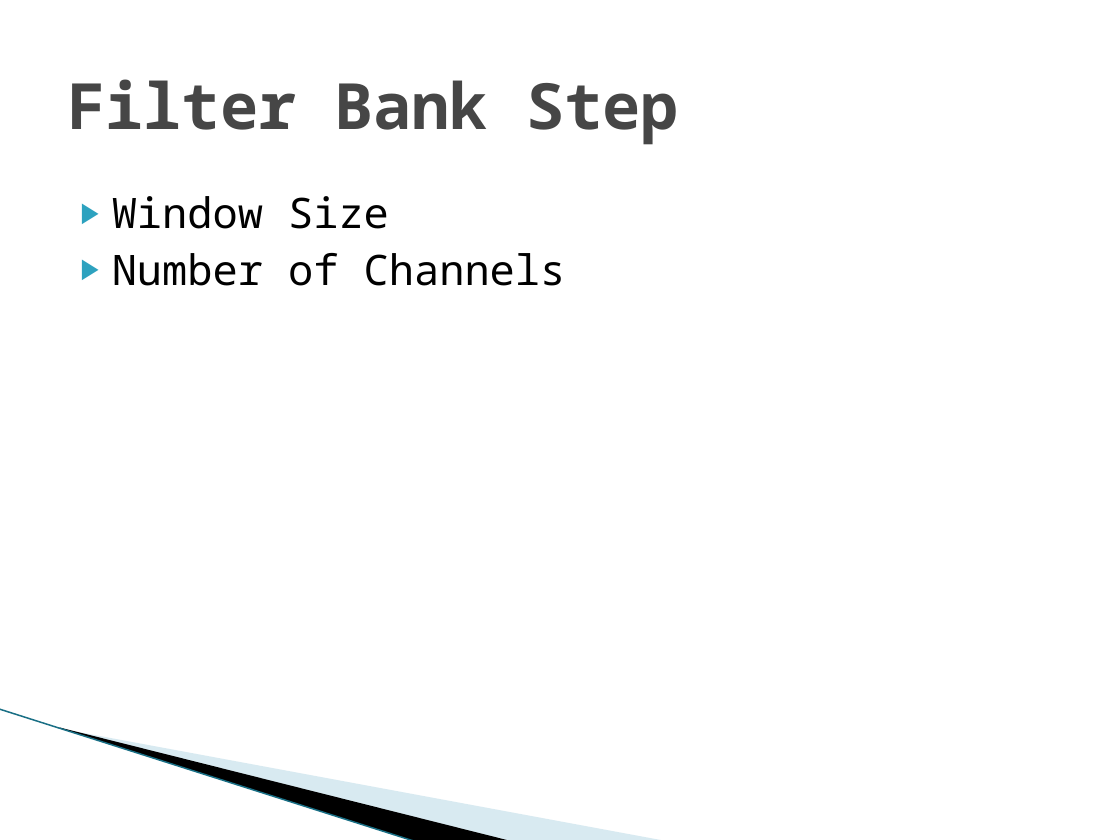
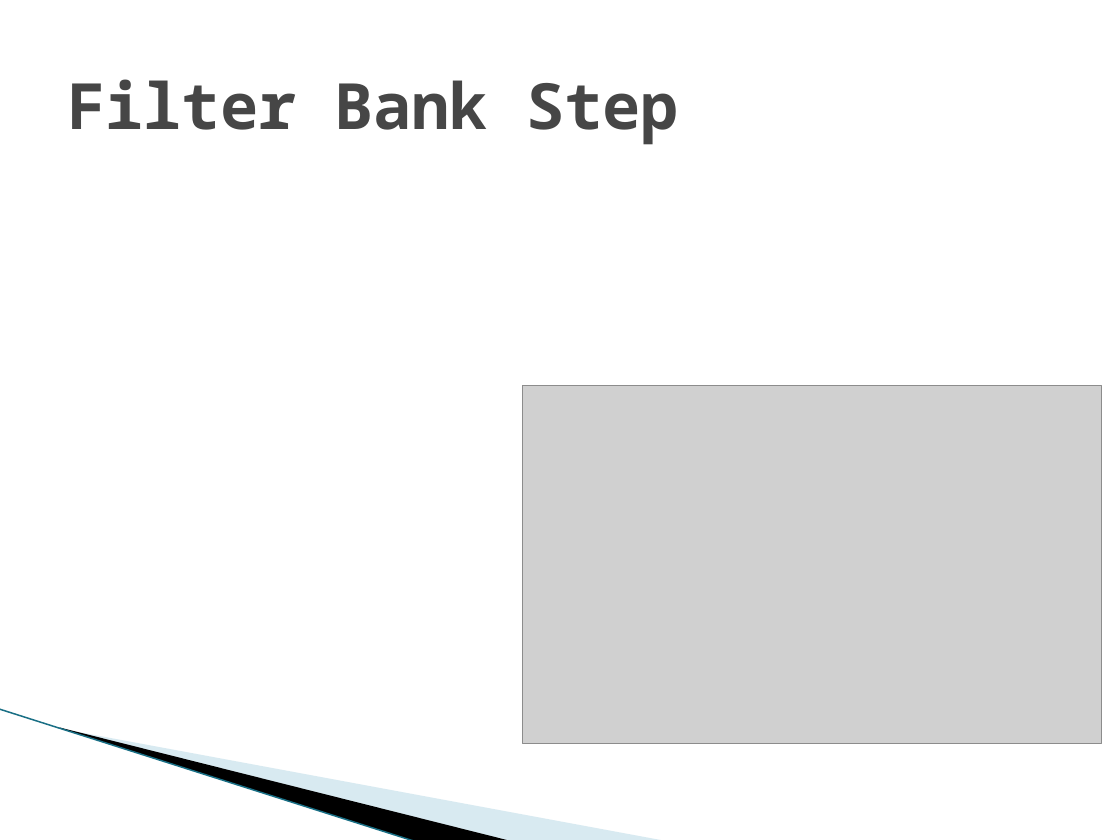
Before and after one commit to ericaddison/Algs_Term_Project, a slide deck: slide 4 of report/JET Audio Encoder.pptx. Drawn at 1120x840 pixels with LibreOffice and Linux fonts; fonts in the diff are those of the drawing; grey boxes stand for pictures; background and template pictures are left out. Boxes give left, top, right and bottom in pixels: in the first picture for what was removed or moved away, otherwise in the second. Text is boxed around its words. In the diff, an @@ line names an element or a change of style, - is before the commit and + after.

Commit message:
presentation update

```diff
--- a/report/JET Audio Encoder.pptx
+++ b/report/JET Audio Encoder.pptx
@@ text removed at (112,196,566,286) @@
-▶ Window Size
-▶ Number of Channels
@@ picture added at (523,385,1102,744) @@
```
Also in this commit, not shown: 4 other slides changed, 10 slides added.
